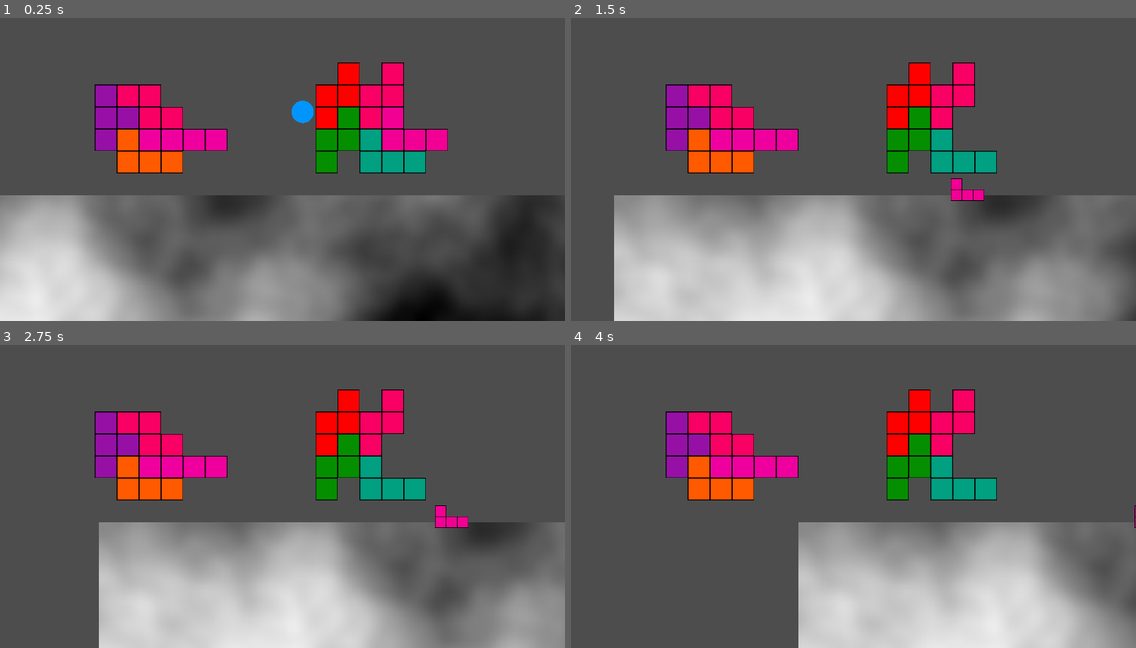
Above: before the commit, frames 1-4 (two rows, left to right).
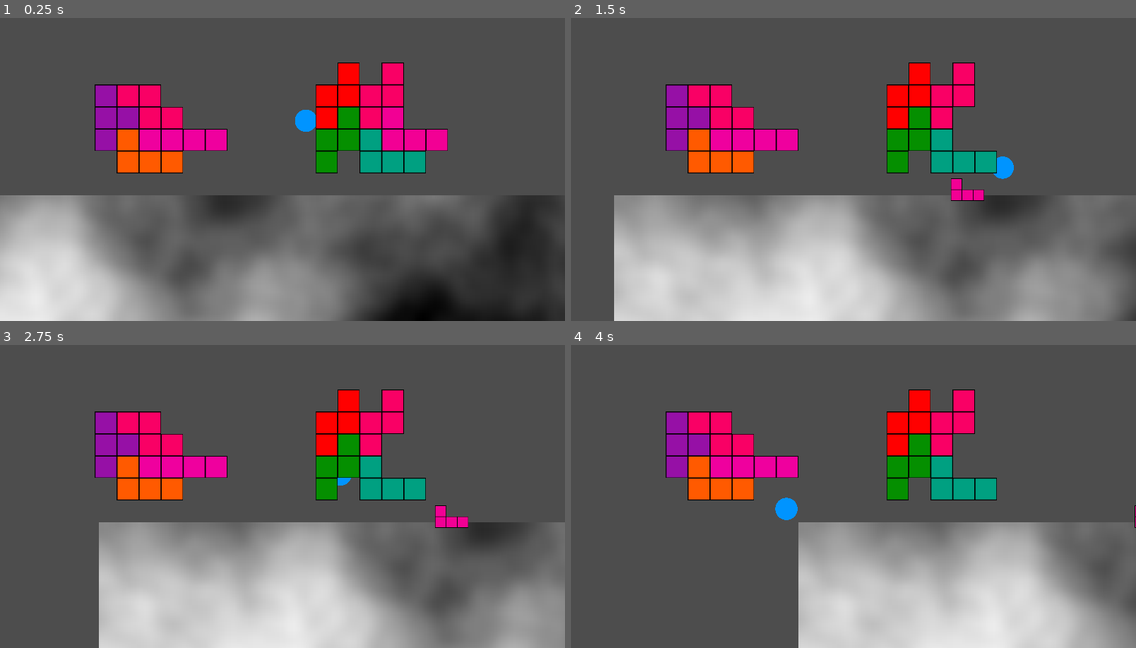
Above: after the commit, the same moments.

Repository: dadames/GMTK2024
Game: Godot game, scene res://Game/game.tscn
Same seed, same stepped clock (60 frames per second), same inputs: the game is played once before the commit and once after it. This scene is started directly instead of the project's main scene.
Inputs:
- Up to frame 1 (0.25 s): no input
- Up to frame 2 (1.5 s): hold Right (ui_right) 0.53-1.28 s; hold 0 0.53-1.28 s; hold Left (ui_left) from 1.28 s (still down); tap 0 at 1.35 s
- Up to frame 3 (2.75 s): release Left (ui_left) at 2.03 s; hold Right (ui_right) from 2.03 s (still down); hold 0 from 2.03 s (still down)
- Up to frame 4 (4 s): release 0 at 2.78 s; tap 0 at 2.85 s; release Right (ui_right) at 3.53 s; hold Left (ui_left) from 3.53 s (still down); hold 0 from 3.53 s (still down)

The runs differ from the first frame. In frame 1, 0.2% of the frame differs, in the area x 51-56%, y 27-38%; in frame 2, 0.2%; in frame 3, less than 0.1%; in frame 4, 0.2%.

Commit message:
Added masks to ball

Diff:
--- a/Game/game.tscn
+++ b/Game/game.tscn
@@ -18,11 +18,11 @@
 position = Vector2(-9.53674e-07, 11)
 scale = Vector2(0.063, 0.063)
 collision_layer = 2
-collision_mask = 0
 
 [node name="Ball" parent="." instance=ExtResource("4_nyhvm")]
 position = Vector2(0, 4)
 scale = Vector2(0.063, 0.063)
+collision_mask = 14
 
 [node name="TopBoundary" type="StaticBody2D" parent="."]
 unique_name_in_owner = true
